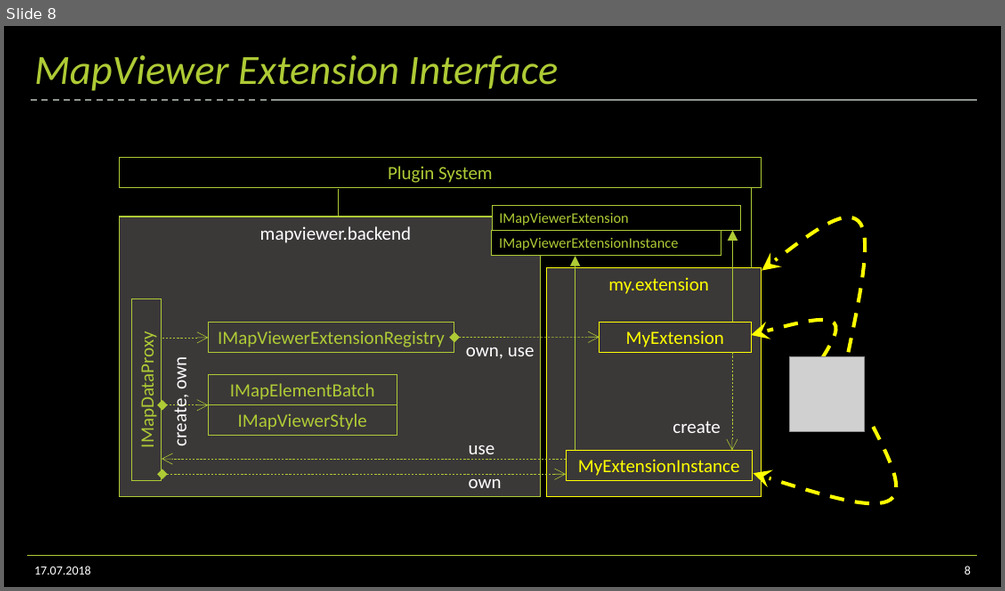
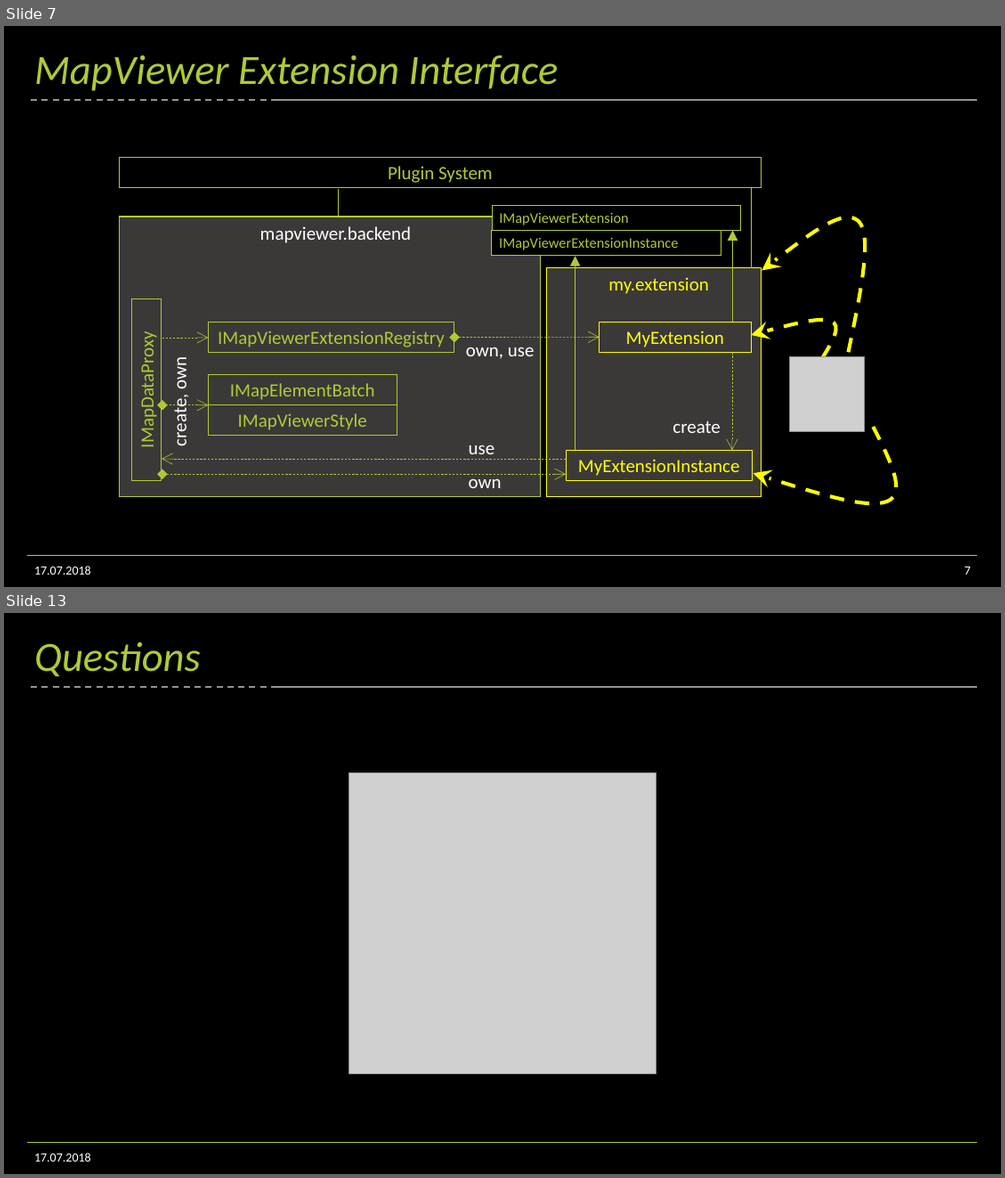
Before and after one commit to Klebert-Engineering/td-2019-mapviewer-ext, a slide deck: workshop.pptx. Shown one above the other, each under a label of ours: slide 8 before the commit, slides 7 and 13 after it; the slides between them are not shown. The pictures are 1005x591 and 1005x1178 pixels, drawn with LibreOffice and Linux fonts; fonts in the diff are those of the drawing; grey boxes stand for pictures; background and template pictures are left out. Boxes give left, top, right and bottom in pixels: in the first picture for what was removed or moved away, otherwise in the second. Text is boxed around its words. In the diff, an @@ line names an element or a change of style, - is before the commit and + after.

```diff
--- a/workshop.pptx
+++ b/workshop.pptx
@@ slide 13 added at (4,613,1001,1174), background #000000; not listed: 3 template elements that a slide beside it also shows @@
@@ title added at (34,642,201,677), 40 pt, text #AECB35, italic @@
+Questions
@@ picture added at (349,773,656,1074) @@
@@ text added at (34,1152,91,1161), 12 pt, text #FFFFFF @@
+17.07.2018
@@ what was slide 8 is now slide 7 @@
@@ page number at (964,566,971,574): text changed @@
-8
+7
```
Also in this commit, not shown: 1 slide changed, 4 other slides added, 21 slides removed, 2 other files.
